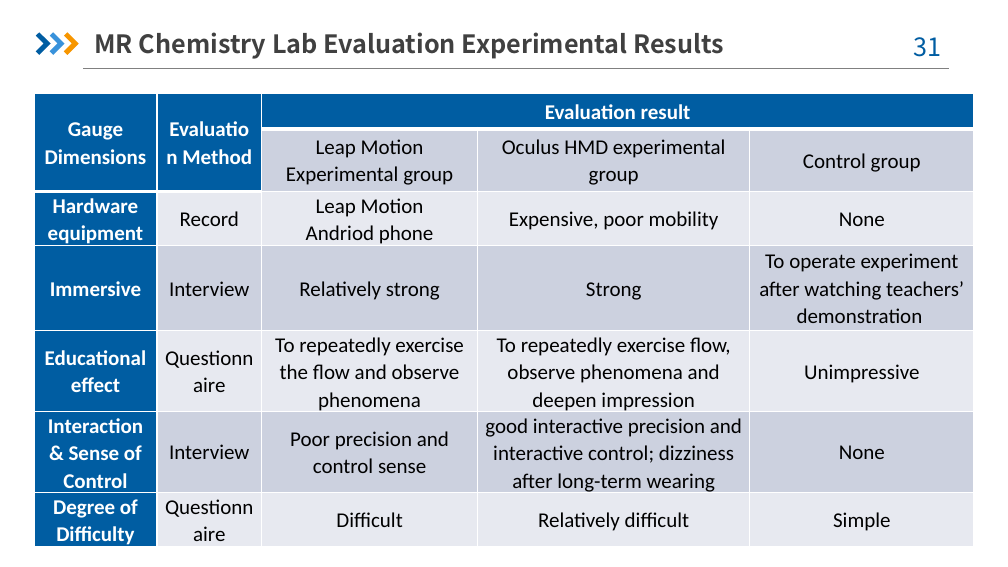
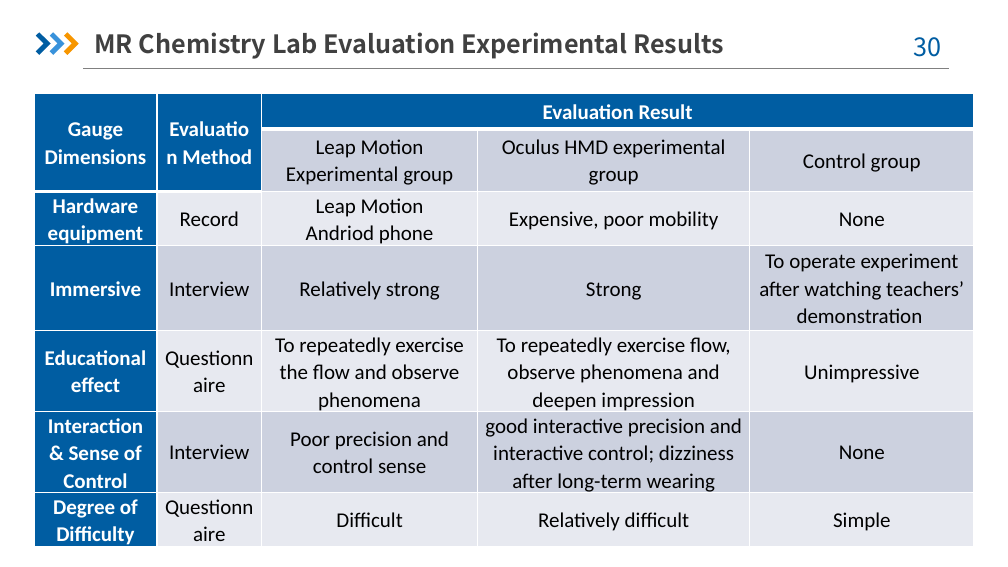
Before and after one commit to duanxiaoyun/PhD-thesis-, a slide deck: slide 30 of Development and Evaluation of Mixed Reality Educational Applications.pptx (slide 31 before the commit). Drawn at 1008x567 pixels with LibreOffice and Linux fonts; fonts in the diff are those of the drawing; background and template pictures are left out. Boxes give left, top, right and bottom in pixels: in the first picture for what was removed or moved away, otherwise in the second. Text is boxed around its words. In the diff, an @@ line names an element or a change of style, - is before the commit and + after.

```diff
--- a/Development and Evaluation of Mixed Reality Educational Applications.pptx
+++ b/Development and Evaluation of Mixed Reality Educational Applications.pptx
@@ page number at bbox=[913, 37, 941, 57]: text changed @@
-31
+30
@@ table at bbox=[34, 93, 976, 552] @@
-row 1, column 3: Evaluation result
+row 1, column 3: Evaluation Result
```
Also in this commit, not shown: 4 other slides changed, 1 slide removed, 16 other files.
